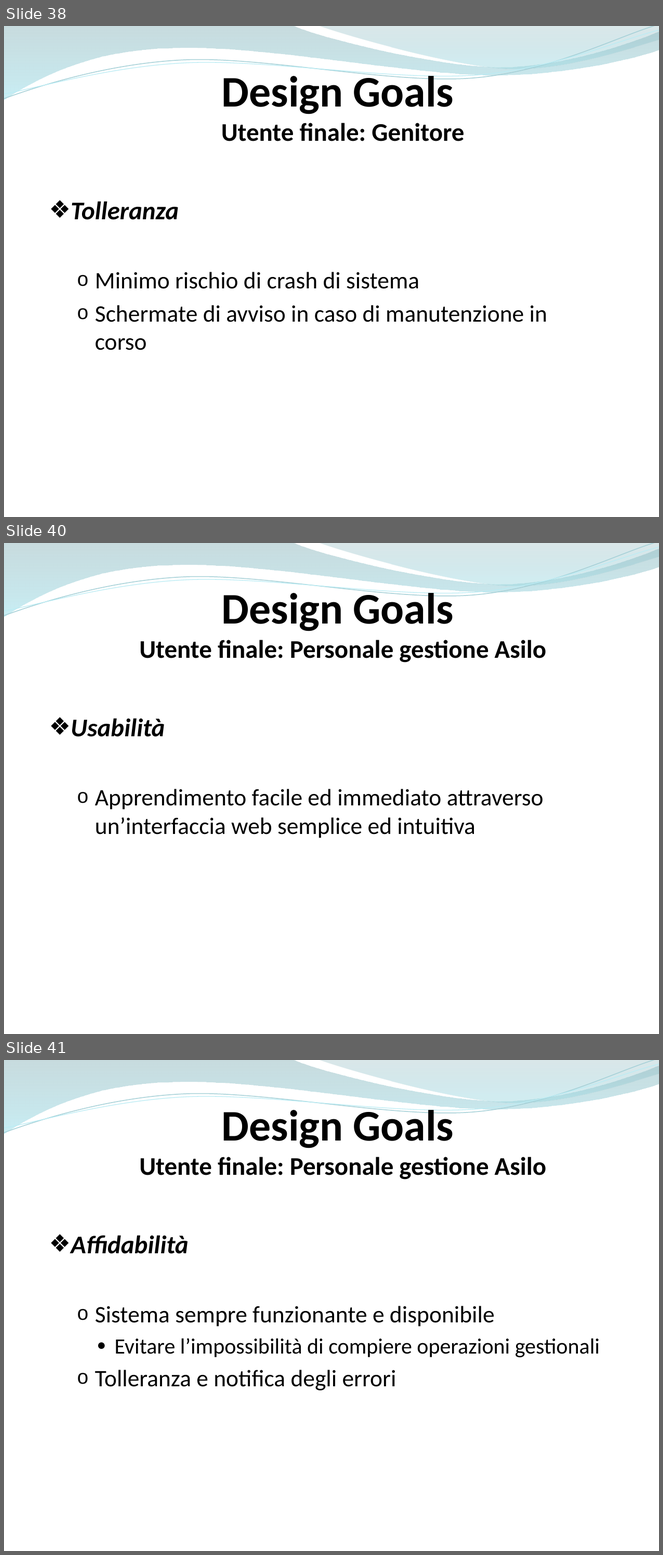
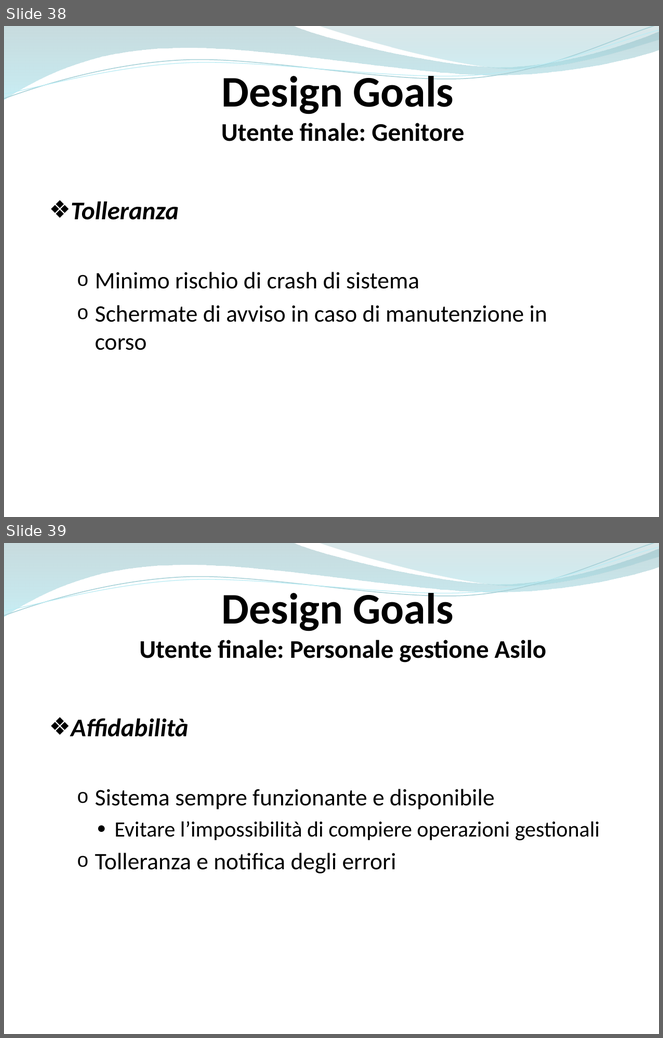
Before and after one commit to ammirate/at-silo, a slide deck: Presentazione/Atsilo1/[BOZZA] Atsilo_A_PresentazioneFinale copia.pptx. Shown one above the other, each under a label of ours: slides 38, 40 and 41 before the commit, slides 38 and 39 after it; the slides between them are not shown. The pictures are 663x1555 and 663x1038 pixels, drawn with LibreOffice and Linux fonts; fonts in the diff are those of the drawing. Boxes give left, top, right and bottom in pixels: in the first picture for what was removed or moved away, otherwise in the second. Text is boxed around its words. In the diff, an @@ line names an element or a change of style, - is before the commit and + after.

```diff
--- a/Presentazione/Atsilo1/[BOZZA] Atsilo_A_PresentazioneFinale copia.pptx
+++ b/Presentazione/Atsilo1/[BOZZA] Atsilo_A_PresentazioneFinale copia.pptx
@@ slide 40 removed at (4, 543, 659, 1034), background #FFFFFF; not listed: 4 template elements that a slide beside it also shows @@
@@ text removed at (139, 588, 546, 663) @@
-Design Goals
-Utente finale: Personale gestione Asilo
@@ text removed at (71, 718, 544, 838) @@
-❖ Usabilità
-  o Apprendimento facile ed immediato attraverso un’interfaccia web semplice ed intuitiva
@@ what was slide 41 is now slide 39 @@
```
Also in this commit, not shown: 11 slides changed, 2 other slides removed.
